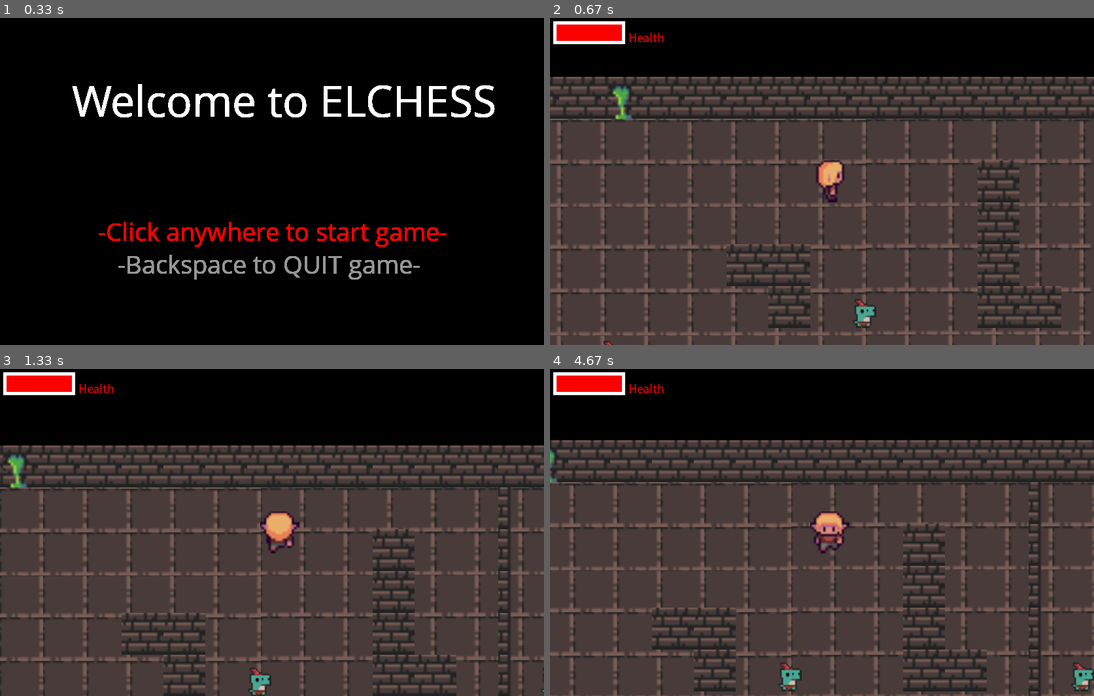
Above: before the commit, frames 1-4 (two rows, left to right).
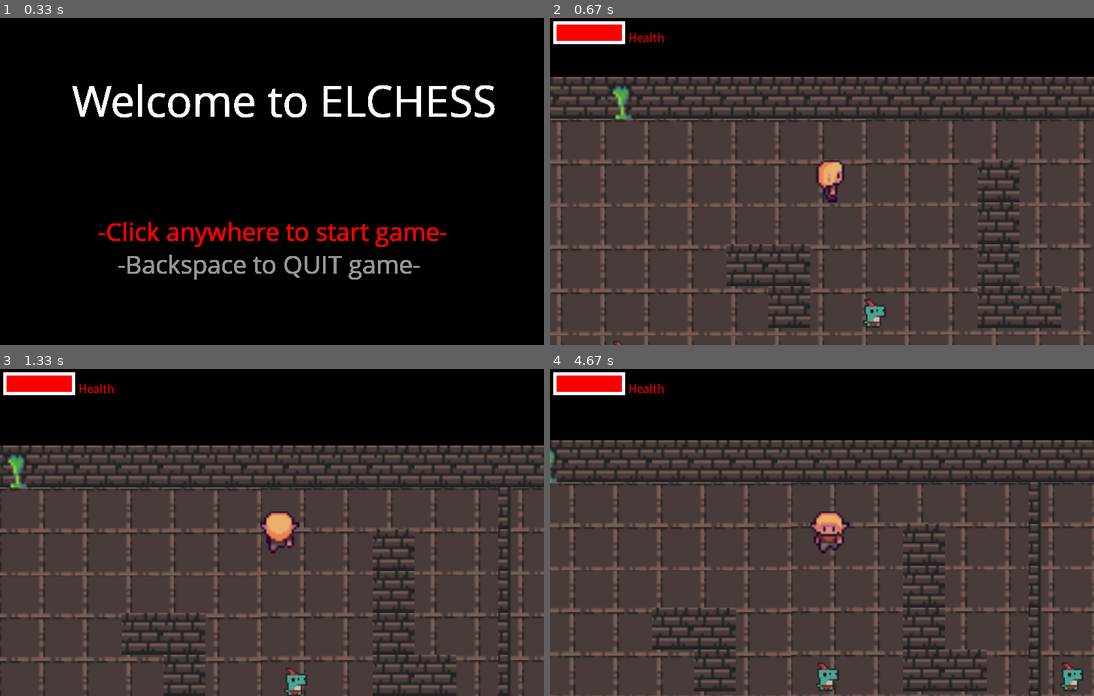
Above: after the commit, the same moments.

Repository: kobemaristela/ElChess
Game: pygame game, started from Map/rpg_game.py
Same seed, same stepped clock (60 frames per second), same inputs: the game is played once before the commit and once after it.
Inputs (mouse positions are in pixels of both pictures, inside the frame that each line leads up to):
- Up to frame 1 (0.33 s): no input
- Up to frame 2 (0.67 s): click (822, 181) at 0.38 s
- Up to frame 3 (1.33 s): hold Right 0.67-1.13 s; hold Up from 1.17 s (still down)
- Up to frame 4 (4.67 s): release Up at 1.47 s; hold Right 1.5-1.97 s; hold Left 2-2.53 s; hold Down 2.57-2.87 s; hold Left 2.9-3.3 s; hold Up 3.33-3.7 s; hold Right 3.73-4.37 s; hold Down from 4.4 s (still down)

Frame 1 is identical in both runs. In frame 2, 0.4% of the frame differs, in the area x 9-62%, y 85-100%; in frame 3, 0.5%; in frame 4, 0.8%, in the area x 42-100%, y 89-99%.

Commit message:
added monster movement from wall to wall, fixed collision issues

Diff:
--- a/Map/hero.py
+++ b/Map/hero.py
@@ -14,6 +14,9 @@
     QUIT
 )
 from monster import Monster
+
+#added to fix collision issue (overlap)
+PADDING_CONST = 20
 
 class Hero(pygame.sprite.Sprite):
     def __init__(self, position, groups, name, obstacle_sprites, level=1, hp=3, health=100):
@@ -100,19 +103,23 @@
         self.collision("vertical")
 
 
+
     def collision(self, direction):
-        collided_sprites = pygame.sprite.spritecollide(self, self.obstacle_sprites, False, pygame.sprite.collide_rect_ratio(1))
+        collided_sprites = pygame.sprite.spritecollide(self, self.obstacle_sprites, False, custom_collide)
         for sprite in collided_sprites:
             #could potentially handle monster battles below
             if type(sprite) == Monster:
                 # print("monster collision\n")
                 self.health -= 0.5
-            if direction == "horizontal":
+                sprite.hp -= 0.1
+                if sprite.hp < 0:
+                    sprite.kill()
+            elif direction == "horizontal":
                 if self.direction.x > 0:
-                    self.rect.right = sprite.rect.left
+                    self.rect.right = sprite.rect.left - PADDING_CONST
                 if self.direction.x < 0:
                     self.rect.left = sprite.rect.right
-            if direction == "vertical":
+            elif direction == "vertical":
                 if self.direction.y > 0:
                     self.rect.bottom = sprite.rect.top
                 if self.direction.y < 0:
@@ -124,3 +131,8 @@
         self.get_status()
         self.animate()
         self.move(self.speed)
+
+#fixes overlap collision
+def custom_collide(hero_sprite: Hero, sprite: pygame.sprite.Sprite) -> bool:
+    collision_rect = pygame.rect.Rect(sprite.rect.left - PADDING_CONST, sprite.rect.top, sprite.rect.width + PADDING_CONST,sprite.rect.height)
+    return collision_rect.colliderect(hero_sprite.rect)
--- a/Map/map_tiles.py
+++ b/Map/map_tiles.py
@@ -18,6 +18,10 @@
         elif type == 'goo':
             self.image = pygame.image.load(pathlib.Path(__file__).parent.parent / 'Graphics-Audio/wall_goo.png').convert_alpha()
         self.rect = self.image.get_rect(topleft = position)
+
+        #fixes issue with player being unable to reach left walls
+        if type == "left":
+            self.rect.width //= 3
 
 class Door(pygame.sprite.Sprite):
    def __init__(self, position, groups):
@@ -63,6 +67,7 @@
 
         self.visible_sprites = Player_Camera()
         self.obstacle_sprites = pygame.sprite.Group()
+        self.monster_collideables = pygame.sprite.Group() #group includes Monsters, Walls, and Hero
         self.make_map()
 
         #player UI
@@ -74,21 +79,21 @@
                 x = col_index * TILE_SIZE
                 y = row_index * TILE_SIZE
                 if col == 'w':
-                    Wall((x, y), [self.visible_sprites, self.obstacle_sprites], 'mid')
+                    Wall((x, y), [self.visible_sprites, self.obstacle_sprites,self.monster_collideables], 'mid')
                 elif col == 'l':
-                    Wall((x, y), [self.visible_sprites, self.obstacle_sprites], 'left')
+                    Wall((x, y), [self.visible_sprites, self.obstacle_sprites,self.monster_collideables], 'left')
                 elif col == 'r':
-                    Wall((x, y), [self.visible_sprites, self.obstacle_sprites], 'right')
+                    Wall((x, y), [self.visible_sprites, self.obstacle_sprites,self.monster_collideables], 'right')
                 elif col == 'g':
-                    Wall((x, y), [self.visible_sprites, self.obstacle_sprites], 'goo')
+                    Wall((x, y), [self.visible_sprites, self.obstacle_sprites,self.monster_collideables], 'goo')
                 elif col == 'd':
-                    Door((x, y), [self.visible_sprites, self.obstacle_sprites])
+                    Door((x, y), [self.visible_sprites, self.obstacle_sprites,self.monster_collideables])
                 elif col == 'p':
-                    self.player = Hero((x, y), [self.visible_sprites],'bob', self.obstacle_sprites)
+                    self.player = Hero((x, y), [self.visible_sprites, self.monster_collideables],'bob', self.obstacle_sprites)
                 elif col == 'B':
-                    Boss((x, y), [self.visible_sprites, self.obstacle_sprites])
+                    Boss((x, y), [self.visible_sprites, self.obstacle_sprites, self.monster_collideables])
                 elif col == 'M':
-                    Monster((x, y), [self.visible_sprites, self.obstacle_sprites])
+                    Monster((x, y), [self.visible_sprites, self.obstacle_sprites, self.monster_collideables], self.monster_collideables)
 
     def run(self):
         self.visible_sprites.center_camera_draw(self.player)
--- a/Map/monster.py
+++ b/Map/monster.py
@@ -15,13 +15,19 @@
 
 
 class Monster(pygame.sprite.Sprite):
-    def __init__(self, position, groups, level=1, hp=1):
+    def __init__(self, position, groups, obtscle_sprites, level=1, hp=20):
         super().__init__(groups)
         self.level = level
         self.hp = hp
         self.image = pygame.image.load(pathlib.Path(__file__).parent.parent / 'Graphics-Audio/lizard_monster.png').convert_alpha()
         #self.image.fill((255, 0, 0))
         self.rect = self.image.get_rect(topleft = position)
+        self.paces_to_turn = 20
+        self.pace_count = 0
+        self.direction = 1
+        self.speed = 1
+
+        self.obstacle_sprites = obtscle_sprites
 
     def __str__(self):
         return f'Monster - Level: {self.level} Health: {self.hp}'
@@ -32,3 +38,18 @@
     def attack(self, other):
         attack_damage = random.choice(range(self.level, self.level + 3))
         other.hp -= attack_damage
+
+    def move(self):
+        self.rect.x += self.direction * self.speed
+        self.pace_count += 1
+        self.speed = 1
+        if self.collide():
+            self.direction *= -1
+            self.pace_count = 0
+    def update(self) -> None:
+        self.move()
+    def collide(self):
+        collided_sprites = pygame.sprite.spritecollide(self, self.obstacle_sprites, False)
+        if len(collided_sprites) > 1:
+            print(collided_sprites)
+            return True
